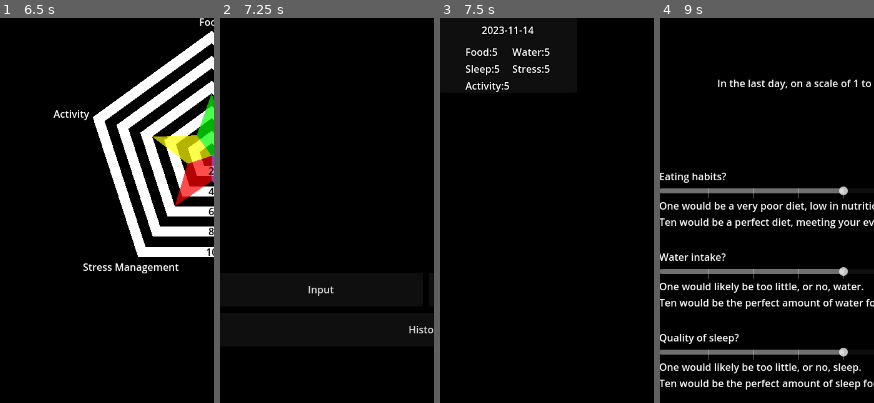
Above: before the commit, frames 1-4 (left to right).
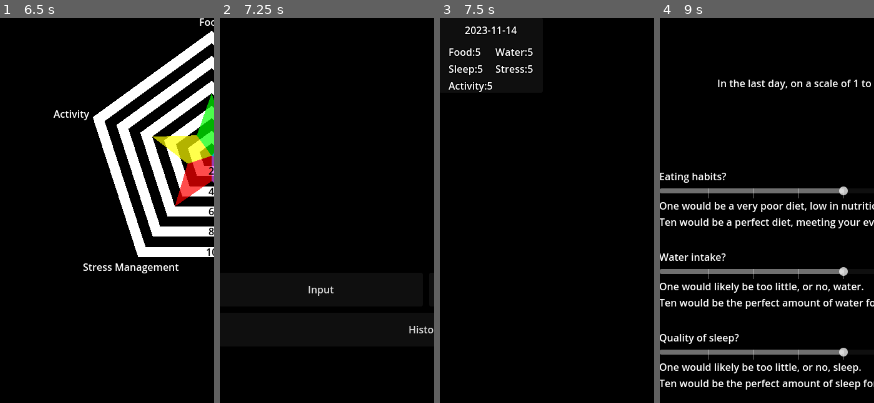
Above: after the commit, the same moments.

Repository: Thorqs/VitaPulsi
Game: Godot game, scene res://control.tscn
Two runs of this game, one before a commit and one after it. Both use one fixed random seed, a clock stepped at 60 frames per second and the inputs below.
Inputs:
- Up to frame 1 (6.5 s): click "Input" at 0.5 s; click "Confirm Values" at 1.25 s; click "Confirm Values" at 2 s; click "Confirm" at 2.75 s; click "Confirm Values" at 3.5 s; click "Confirm" at 4.25 s; click "Return to Main Menu" at 5 s; click "Output" at 5.75 s
- Up to frame 2 (7.25 s): click "Return to Main Menu" at 6.5 s
- Up to frame 3 (7.5 s): click "History" at 7.25 s
- Up to frame 4 (9 s): click "Return to Main Menu" at 8 s; click "Input" at 8.75 s
The pictures show only the part of the screen within x 2-52%, y 11-61%; the shares and areas given below are measured in that part.

Frames 1-2 are identical in both runs. In frame 3, 2.0% of the frame differs, in the area x 3-52%, y 2-20%; in frame 4, nothing differs.

Commit message:
History screen resizing updates grid width

Diff:
--- a/History.gd
+++ b/History.gd
@@ -34,3 +34,9 @@
 func _on_history_return_to_main_pressed():
 	%Main.visible = true
 	self.visible = false
+
+
+
+
+func _on_history_contents_resized():
+	hist_grid.columns = int(floor((get_viewport_rect().size.x-40) / 160))
--- a/control.tscn
+++ b/control.tscn
@@ -793,6 +793,7 @@
 [connection signal="pressed" from="Panel/HBox/VBox/Settings/Clear_Button/Clear_Confirm/Clear_Confirm_Panel/VBoxContainer/Confirm Button" to="Panel/HBox/VBox/Settings" method="_on_confirm_button_pressed"]
 [connection signal="pressed" from="Panel/HBox/VBox/Settings/Clear_Button/Clear_Confirm/Clear_Confirm_Panel/VBoxContainer/Cancel Button" to="Panel/HBox/VBox/Settings" method="_on_clear_cancel_button_pressed"]
 [connection signal="pressed" from="Panel/HBox/VBox/Settings/Settings Return to Main" to="Panel/HBox/VBox/Settings" method="_on_return_to_main_button_pressed"]
+[connection signal="resized" from="Panel/HBox/VBox/History/History Scroll/History Contents" to="Panel/HBox/VBox/History" method="_on_history_contents_resized"]
 [connection signal="pressed" from="Panel/HBox/VBox/History/History Return to Main" to="Panel/HBox/VBox/History" method="_on_history_return_to_main_pressed"]
 [connection signal="visibility_changed" from="Panel/HBox/VBox/Input" to="Panel/HBox/VBox/Input" method="_on_visibility_changed"]
 [connection signal="value_changed" from="Panel/HBox/VBox/Input/Food_Slider" to="Panel/HBox/VBox/Input" method="_on_food_slider_value_changed"]
Not shown, removed: .DS_Store
Not shown, changed: .gitignore
Not shown, removed: Resources/.DS_Store
